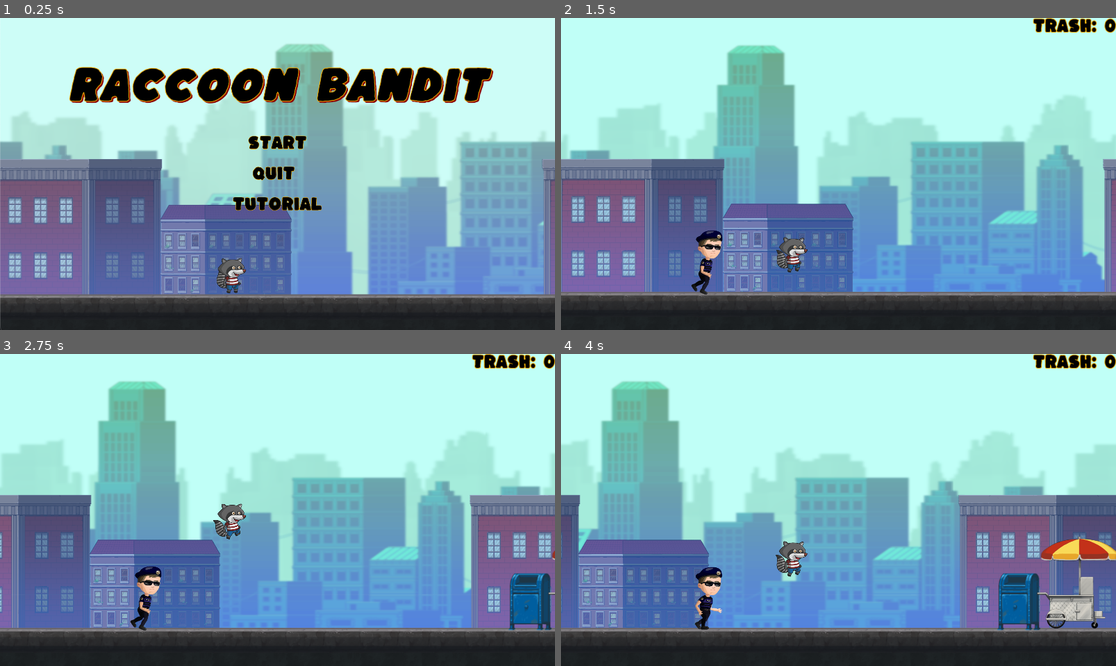
Above: before the commit, frames 1-4 (two rows, left to right).
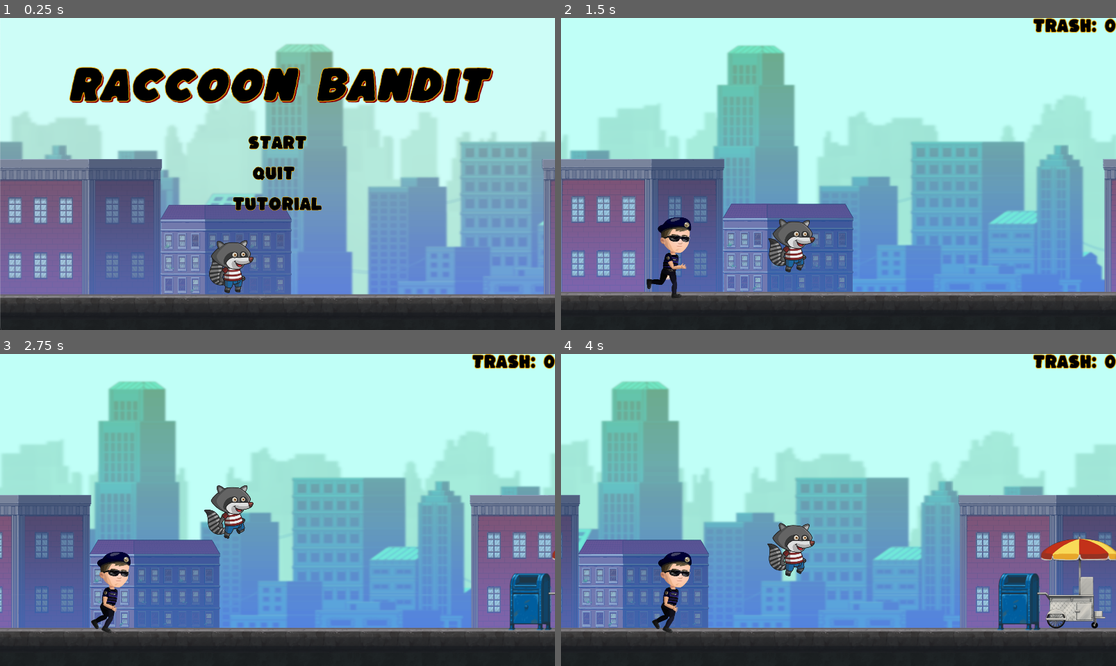
Above: after the commit, the same moments.

Repository: plagunas2/RaccoonBandit
Game: Godot game, scene res://Scenes/Menus/Mainmenu.tscn
The game is run twice, just before and just after one commit, with the same random seed, the same clock (stepped at 60 frames per second) and the same inputs. The engine's default icon, where the game draws it, is replaced by a stand-in: a white triangle on a blue panel in a dark square.
Inputs:
- Up to frame 1 (0.25 s): no input
- Up to frame 2 (1.5 s): click "Start" at 0.5 s; tap W (jump) at 1.35 s
- Up to frame 3 (2.75 s): tap W (jump) at 1.52, 1.82, 2.1, 2.27, 2.57 s
- Up to frame 4 (4 s): hold Down (down) 2.78-3.53 s; tap W (jump) at 2.85, 3.6, 3.77 s

The runs differ from the first frame. In frame 1, 0.9% of the frame differs, in the area x 37-46%, y 71-89%; in frame 2, 2.4%; in frame 3, 2.3%; in frame 4, 2.4%, in the area x 16-46%, y 54-90%.

Commit message:
post death movement removed

Diff:
--- a/RaccoonBandit_prototype1/Character/player.gd
+++ b/RaccoonBandit_prototype1/Character/player.gd
@@ -13,6 +13,7 @@
 var has_double_jumped : bool = false
 var animation_locked : bool = false
 var was_in_air : bool = false
+var is_dead : bool = false
 
 
 #[0] = x, [1] = y
@@ -45,19 +46,21 @@
 
 		was_in_air = false
 
-	# Handle jump
-	if Input.is_action_just_pressed("jump"):
-		if is_on_floor():
-			#normal jump
-			jump()
+	#if not dead
+	if not is_dead:
+		# Handle jump
+		if Input.is_action_just_pressed("jump"):
+			if is_on_floor():
+				#normal jump
+				jump()
 
-		elif not has_double_jumped:
-			 #double jump
-			double_jump()
+			elif not has_double_jumped:
+				 #double jump
+				double_jump()
 
-	# Handle slide
-	if Input.is_action_pressed("down"):
-		slide()
+		# Handle slide
+		if Input.is_action_pressed("down"):
+			slide()
 
 	move_and_slide()
 	update_animation()
@@ -74,6 +77,7 @@
 func dying():
 	animated_sprite.play("Dying")
 	animation_locked = true
+	is_dead = true
 	#var timer = get_tree().create_timer(2.0)
 	#await timer.timeout
 	#get_tree().change_scene_to_file("res://Scenes/Menus/game_over_menu.tscn")
--- a/RaccoonBandit_prototype1/Character/player.tscn
+++ b/RaccoonBandit_prototype1/Character/player.tscn
@@ -184,7 +184,7 @@
 "duration": 1.0,
 "texture": ExtResource("16_yav7k")
 }],
-"loop": true,
+"loop": false,
 "name": &"Dying",
 "speed": 15.0
 }, {
@@ -644,12 +644,13 @@
 height = 118.0
 
 [node name="Player" type="CharacterBody2D"]
+scale = Vector2(1.5, 1.5)
 script = ExtResource("1_5evjr")
 
 [node name="AnimatedSprite2D" type="AnimatedSprite2D" parent="."]
 scale = Vector2(0.35, 0.35)
 sprite_frames = SubResource("SpriteFrames_57wnc")
-animation = &"idle"
+animation = &"Running"
 autoplay = "idle"
 
 [node name="CollisionShape2D" type="CollisionShape2D" parent="."]
--- a/RaccoonBandit_prototype1/NPC/npc.tscn
+++ b/RaccoonBandit_prototype1/NPC/npc.tscn
@@ -113,7 +113,7 @@
 }],
 "loop": true,
 "name": &"run",
-"speed": 5.0
+"speed": 10.0
 }]
 
 [sub_resource type="CapsuleShape2D" id="CapsuleShape2D_ixrvv"]
@@ -124,14 +124,13 @@
 radius = 17.4617
 
 [node name="npc" type="CharacterBody2D"]
-scale = Vector2(3.75, 3.75)
+scale = Vector2(4.75, 4.75)
 script = ExtResource("1_pn30m")
 
 [node name="AnimatedSprite2D" type="AnimatedSprite2D" parent="."]
 scale = Vector2(0.05, 0.05)
 sprite_frames = SubResource("SpriteFrames_bh507")
-animation = &"attack"
-frame_progress = 0.67291
+animation = &"run"
 
 [node name="CollisionShape2D" type="CollisionShape2D" parent="."]
 shape = SubResource("CapsuleShape2D_ixrvv")
--- a/RaccoonBandit_prototype1/Scenes/Menus/Mainmenu.tscn
+++ b/RaccoonBandit_prototype1/Scenes/Menus/Mainmenu.tscn
@@ -509,7 +509,7 @@
 flat = true
 
 [node name="MainScreenPlayer" parent="." instance=ExtResource("5_s4duc")]
-position = Vector2(800, 892)
+position = Vector2(800, 865)
 motion_mode = 1
 script = SubResource("GDScript_i84wp")
 
--- a/RaccoonBandit_prototype1/Scenes/test_level_pt2.tscn
+++ b/RaccoonBandit_prototype1/Scenes/test_level_pt2.tscn
@@ -281,7 +281,7 @@
 [node name="ParallaxBackground" parent="." instance=ExtResource("1_qa4be")]
 
 [node name="Player" parent="." instance=ExtResource("2_c6vkw")]
-position = Vector2(800, 892)
+position = Vector2(800, 869)
 
 [node name="TileMap" type="TileMap" parent="."]
 visible = false
@@ -306,6 +306,6 @@
 autoplay = true
 
 [node name="npc" parent="." instance=ExtResource("7_yfiwp")]
-position = Vector2(498, 846)
+position = Vector2(375, 825)
 
 [node name="PauseMenu" parent="." instance=ExtResource("9_2bejn")]
